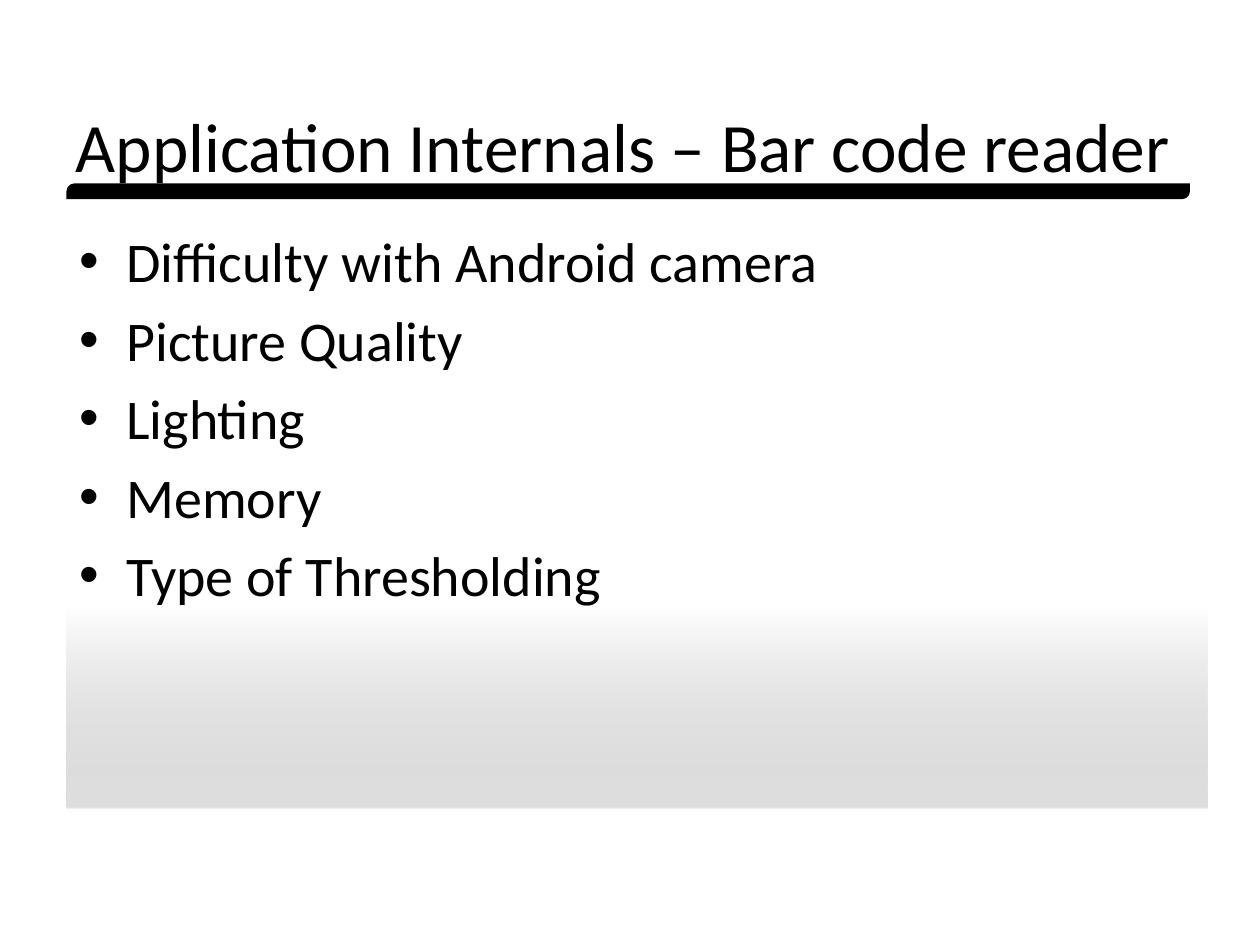
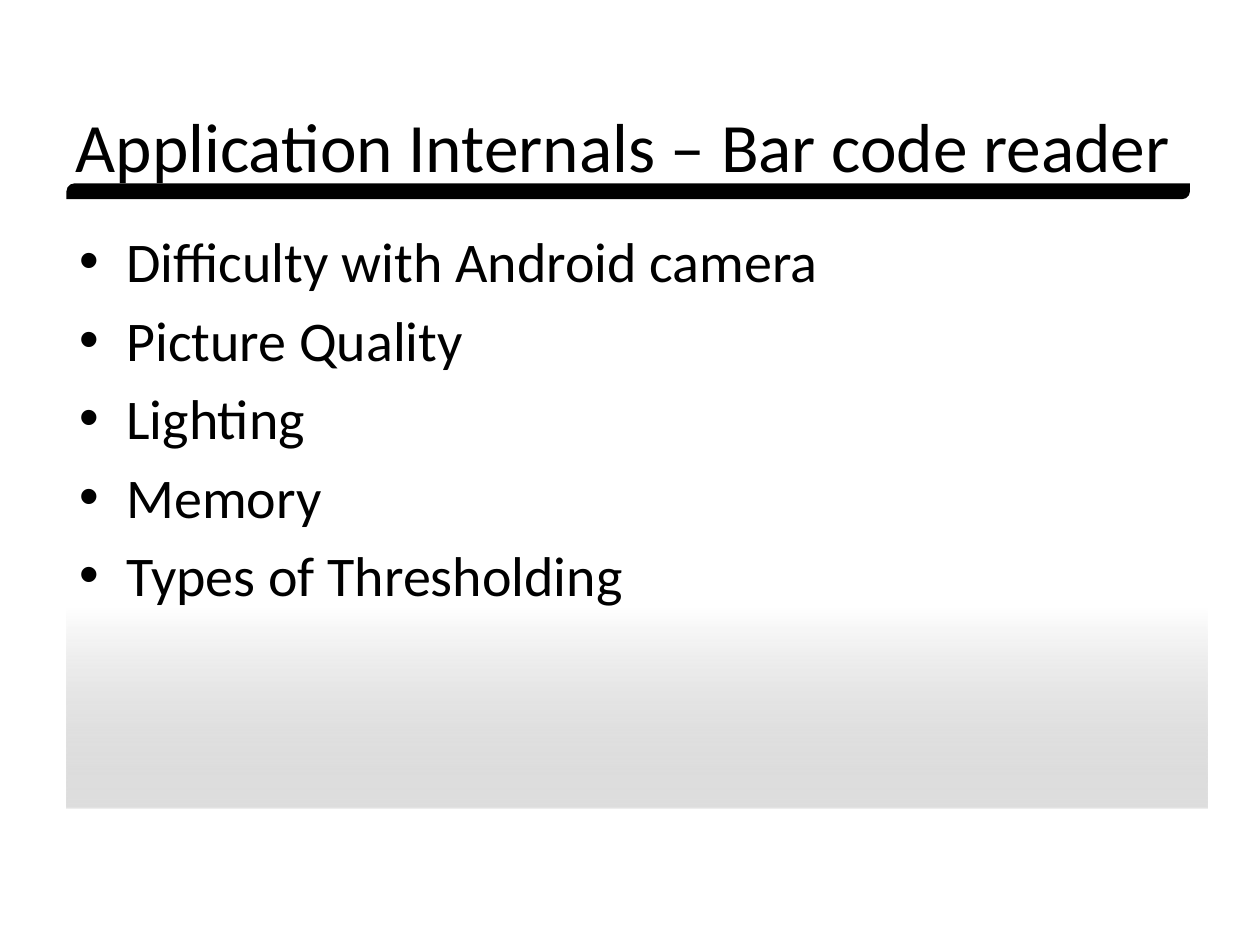
Before and after one commit to pintodragon/CS598MovieCatalog, a slide deck: slide 12 of src/docs/Presentation/Got Movie Presentation.pptx (slide 11 before the commit). Drawn at 1260x945 pixels with LibreOffice and Linux fonts; fonts in the diff are those of the drawing; background and template pictures are left out. Boxes give left, top, right and bottom in pixels: in the first picture for what was removed or moved away, otherwise in the second. Text is boxed around its words. In the diff, an @@ line names an element or a change of style, - is before the commit and + after.

```diff
--- a/src/docs/Presentation/Got Movie Presentation.pptx
+++ b/src/docs/Presentation/Got Movie Presentation.pptx
@@ text at box(126, 557, 623, 606): text changed @@
-• Type of Thresholding
+• Types of Thresholding
```
Also in this commit, not shown: 4 other slides changed, 3 slides added.
